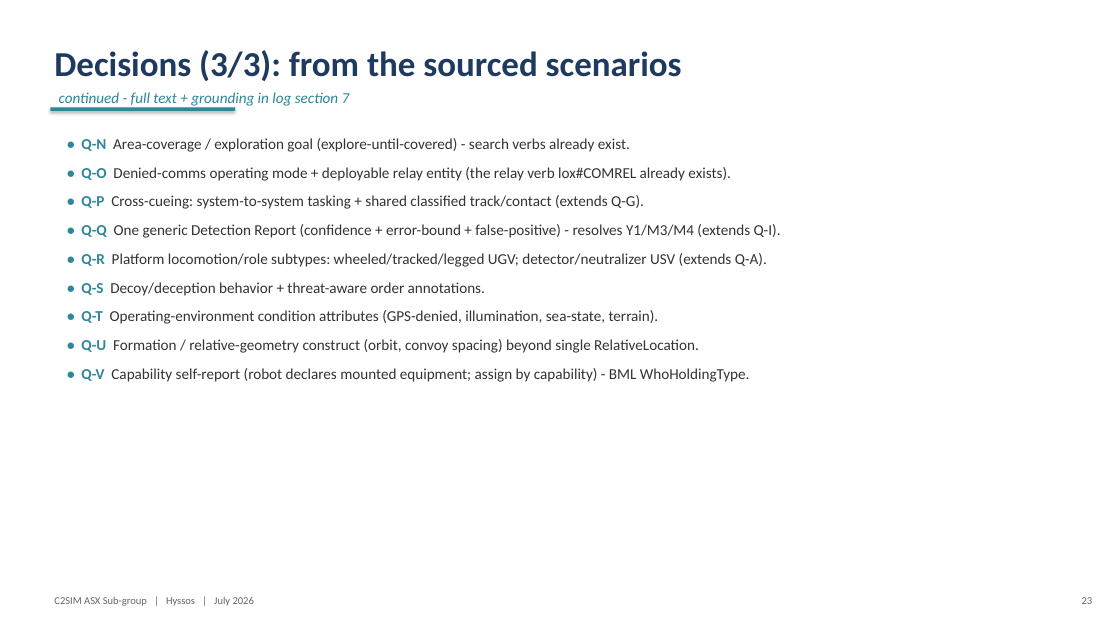
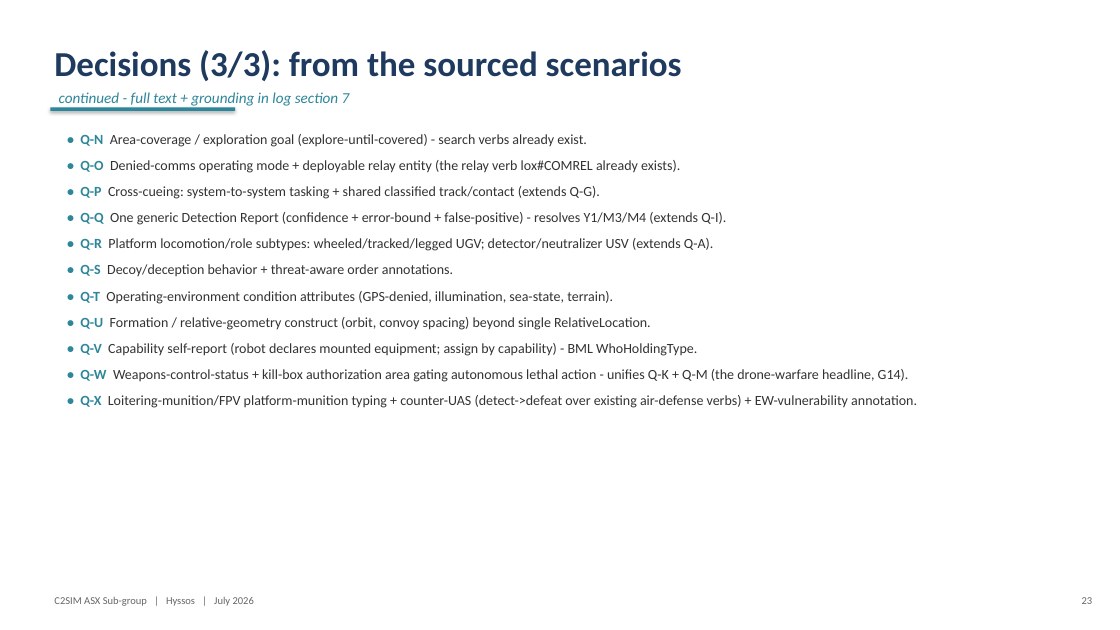
Before and after one commit to hyssostech/C2SIMArtifacts, a slide deck: slide 23 of Subgroups/ASX/InstantiationReview/ASX-Instantiation-Findings.pptx. Drawn at 1120x630 pixels with LibreOffice and Linux fonts; fonts in the diff are those of the drawing. Boxes give left, top, right and bottom in pixels: in the first picture for what was removed or moved away, otherwise in the second. Text is boxed around its words. In the diff, an @@ line names an element or a change of style, - is before the commit and + after.

```diff
--- a/Subgroups/ASX/InstantiationReview/ASX-Instantiation-Findings.pptx
+++ b/Subgroups/ASX/InstantiationReview/ASX-Instantiation-Findings.pptx
@@ text at (80, 134, 726, 356): size 13 to 12 pt in "• Q-N Area-coverage / exploration goal (explore-until-covere ...", "• Q-O Denied-comms operating mode + deployable ...", "• Q-P Cross-cueing: system-to-system tasking + shared ...", "• Q-Q One generic Detection Report (confidence ..." and 5 more places; less space between paragraphs @@
@@ text at (80, 369, 917, 408): paragraphs added @@
+• Q-W Weapons-control-status + kill-box authorization area gating autonomous lethal action - unifies Q-K + Q-M (the drone-warfare headline, G14).
+• Q-X Loitering-munition/FPV platform-munition typing + counter-UAS (detect->defeat over existing air-defense verbs) + EW-vulnerability annotation.
```
Also in this commit, not shown: 13 other slides changed, 7 other files.
